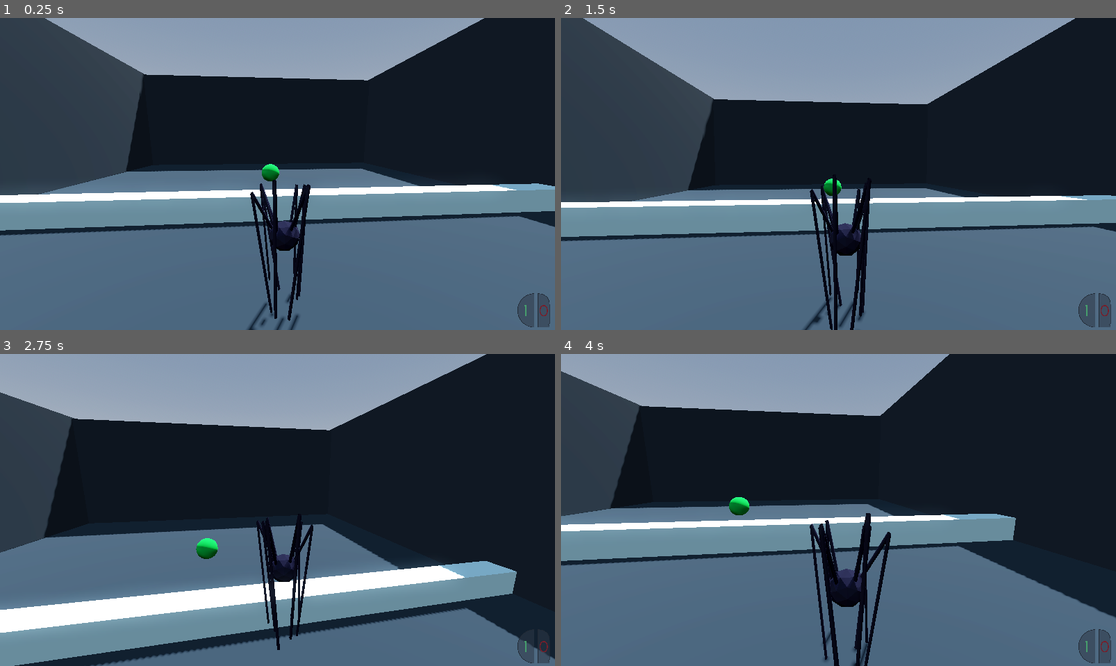
Above: before the commit, frames 1-4 (two rows, left to right).
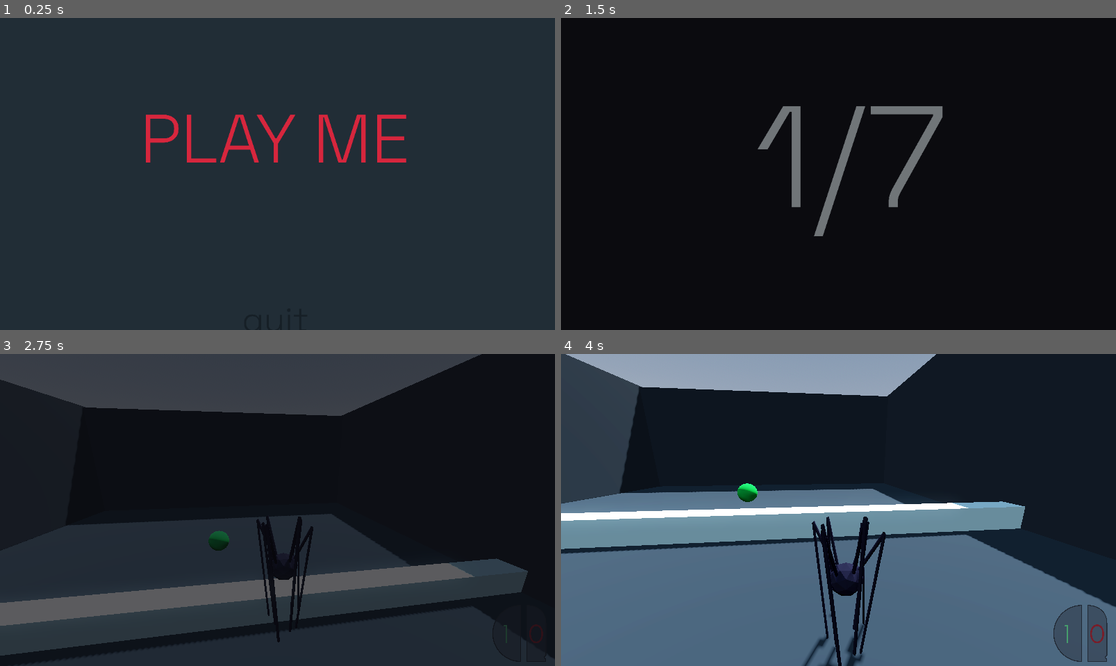
Above: after the commit, the same moments.

Repository: Peter-Pyshnyy/metamorphosis-game-jam-
Game: Godot game, scene res://menu.tscn
Two runs of this game, one before a commit and one after it. Both use one fixed random seed, a clock stepped at 60 frames per second and the inputs below. Before the commit the project starts from res://levels/level_1.tscn.
Inputs (mouse positions are in pixels of both pictures, inside the frame that each line leads up to):
- Up to frame 1 (0.25 s): no input
- Up to frame 2 (1.5 s): click (838, 139) at 0.5 s, where only the run after the commit has a clickable "PLAY ME"; click (838, 136) at 1.25 s, where only the run after the commit has a clickable "PLAY ME"
- Up to frame 3 (2.75 s): move the mouse to (305, 510) at 2.02 s; hold D (move_right) from 2.03 s (still down); hold W (move_animation) from 2.03 s (still down); tap Space (move_jump) at 2.27 s; click (305, 510) at 2.3 s
- Up to frame 4 (4 s): move the mouse to (810, 510) at 2.77 s; release D (move_right) at 2.78 s; release W (move_animation) at 2.78 s; hold S (move_back) 2.78-3.53 s; click (810, 510) at 2.85 s; tap Space (move_jump) at 3.02 s; right-click (810, 510) at 3.05 s; move the mouse to (849, 503) at 3.52 s; hold D (move_right) from 3.53 s (still down); hold Right mouse button (zoom) from 3.53 s (still down); tap W (move_animation) at 3.8 s

The runs differ from the first frame. In frame 1, 62% of the frame differs, in the area x 0-100%, y 0-100%; in frame 2, 74%; in frame 3, 55%; in frame 4, 20%.

Commit message:
fixed movement; added sound

Diff:
--- a/Player.gd
+++ b/Player.gd
@@ -12,12 +12,16 @@
 
 @onready var twist_pivot := $TwistPivot
 @onready var pitch_pivot := $TwistPivot/PitchPivot
-@onready var ground_ray := $GroundRayCast # Raycast to check if the player is grounded
+@onready var ground_ray := $body_collision/GroundRayCast # Raycast to check if the player is grounded
+@onready var ground_ray2 = $body_collision/GroundRayCast2
 @onready var camera := $TwistPivot/PitchPivot/SpringArm3D/Camera3D
 @onready var gun_mesh := $gun_mesh
 @onready var animation := $body_collision/spider.get_child(1)
 @onready var HUD := $HUD
 @onready var LC := $"../level_controller"
+@onready var sfx_shot = $TwistPivot/PitchPivot/SpringArm3D/Camera3D/sfx_shot
+@onready var sfx_zoom = $sfx_zoom
+
 
 # Called when the node enters the scene tree for the first time.
 func _ready():
@@ -33,12 +37,13 @@
 
 # Called every frame. 'delta' is the elapsed time since the previous frame.
 func _process(delta):
+	#print(linear_velocity)
 	var input := Vector3.ZERO
 	input.x = Input.get_axis("move_left", "move_right")
 	input.z = Input.get_axis("move_forward", "move_back")
 
 	# Check if the player is on the ground using raycast
-	is_on_ground = ground_ray.is_colliding()
+	is_on_ground = ground_ray.is_colliding() or ground_ray2.is_colliding()
 
 	if Input.is_action_just_pressed("look_back"):
 		$TwistPivot/back_cam.current = true
@@ -63,9 +68,15 @@
 	if is_on_ground and Input.is_action_pressed("move_jump"):
 		linear_velocity.y = jump_strength  # Apply upward velocity
 
+	print(is_on_ground)
+	if is_on_ground and !Input.is_action_pressed("move_animation"):
+		linear_velocity *= Vector3(0, 1, 0);
+
 	if Global.is_gun:
+		#sfx_zoom.stop()
 		if Input.is_action_just_pressed("shoot"):
 			shot = true
+			sfx_shot.play()
 			Global.bullets_left -= 1
 			HUD.get_child(0).get_child(0).get_child(0).text = str(Global.bullets_left)
 			if(Global.is_on_target):
@@ -88,10 +99,13 @@
 	if Input.is_action_just_pressed("zoom") and Global.bullets_left > 0:
 		animation.speed_scale = 3
 		animation.play("zoom")
+		sfx_zoom.play()
 	elif Input.is_action_just_released("zoom") and Global.bullets_left > 0:
 		animation.speed_scale = -3
 		animation.play("zoom")
+		sfx_zoom.stop()
 	elif !camera.is_zooming:
+		#if Input.is_action_just_pressed("move_animation"):
 		if Input.is_action_pressed("move_animation"):
 			animation.speed_scale = 1
 			animation.play("walk")
--- a/hud.tscn
+++ b/hud.tscn
@@ -40,6 +40,7 @@
 texture = ExtResource("1_nojj7")
 
 [node name="lbl_bullets" type="Label" parent="Panel/TextureRect"]
+layout_mode = 0
 offset_left = 488.235
 offset_top = 164.706
 offset_right = 529.235
@@ -53,6 +54,7 @@
 text = "0"
 
 [node name="lbl_orbs" type="Label" parent="Panel/TextureRect"]
+layout_mode = 0
 offset_left = 170.587
 offset_top = 164.705
 offset_right = 211.587
--- a/levels/level_5.tscn
+++ b/levels/level_5.tscn
@@ -155,30 +155,8 @@
 transform = Transform3D(1, 0, 0, 0, 1, 0, 0, 0, 1, -0.473582, 2, 7.19611)
 linear_damp = 3.0
 
-[node name="cube1" type="MeshInstance3D" parent="."]
-transform = Transform3D(4.39, 0, 0, 0, 0.100259, 0, 0, 0, 4.39, -0.169505, 0.800388, -8.70953)
-material_override = SubResource("StandardMaterial3D_mgqwt")
-mesh = SubResource("BoxMesh_cbky6")
-skeleton = NodePath("../wall1")
-
-[node name="StaticBody3D" type="StaticBody3D" parent="cube1"]
-
-[node name="CollisionShape3D" type="CollisionShape3D" parent="cube1/StaticBody3D"]
-shape = SubResource("ConcavePolygonShape3D_loktw")
-
-[node name="cube2" type="MeshInstance3D" parent="."]
-transform = Transform3D(2.86, 0, 0, 0, 0.0859564, 0, 0, 0, 2.86, -0.169505, 1.50589, -8.70953)
-material_override = SubResource("StandardMaterial3D_mgqwt")
-mesh = SubResource("BoxMesh_cbky6")
-skeleton = NodePath("../wall1")
-
-[node name="StaticBody3D" type="StaticBody3D" parent="cube2"]
-
-[node name="CollisionShape3D" type="CollisionShape3D" parent="cube2/StaticBody3D"]
-shape = SubResource("ConcavePolygonShape3D_loktw")
-
 [node name="cube3" type="MeshInstance3D" parent="."]
-transform = Transform3D(1.57, 0, 0, 0, 0.0725013, 0, 0, 0, 1.57, -0.169505, 2.24049, -8.70953)
+transform = Transform3D(1.57, 0, 0, 0, 0.733, 0, 0, 0, 1.57, -0.169505, 2.24049, -8.70953)
 material_override = SubResource("StandardMaterial3D_mgqwt")
 mesh = SubResource("BoxMesh_cbky6")
 skeleton = NodePath("../wall1")
@@ -189,13 +167,13 @@
 shape = SubResource("ConcavePolygonShape3D_loktw")
 
 [node name="Area3D" parent="." instance=ExtResource("2_8f7hi")]
-transform = Transform3D(1, 0, 0, 0, 1, 0, 0, 0, 1, -0.132269, 7.42556, -8.76029)
+transform = Transform3D(1, 0, 0, 0, 1, 0, 0, 0, 1, -0.132269, 8.11525, -8.76029)
 
 [node name="Area3D2" parent="." instance=ExtResource("2_8f7hi")]
-transform = Transform3D(1, 0, 0, 0, 1, 0, 0, 0, 1, -0.132269, 8.51243, -8.76029)
+transform = Transform3D(1, 0, 0, 0, 1, 0, 0, 0, 1, -0.132269, 9.20212, -8.76029)
 
 [node name="Area3D3" parent="." instance=ExtResource("2_8f7hi")]
-transform = Transform3D(1, 0, 0, 0, 1, 0, 0, 0, 1, -0.132269, 9.60454, -8.76029)
+transform = Transform3D(1, 0, 0, 0, 1, 0, 0, 0, 1, -0.132269, 10.2942, -8.76029)
 
 [node name="cube15" type="MeshInstance3D" parent="."]
 transform = Transform3D(0.1, 0, 0, 0, 4.85132, 0, 0, 0, 0.1, -0.184457, -0.256812, -8.71629)
--- a/levels/level_7.tscn
+++ b/levels/level_7.tscn
@@ -155,7 +155,7 @@
 linear_damp = 3.0
 
 [node name="cube1" type="MeshInstance3D" parent="."]
-transform = Transform3D(1, 0, 0, 0, 0.126863, 0, 0, 0, 1, -9.35957, 1.08731, 2.65136)
+transform = Transform3D(1, 0, 0, 0, 0.4, 0, 0, 0, 1, -9.35957, 1.08731, 2.5757)
 material_override = SubResource("StandardMaterial3D_mgqwt")
 mesh = SubResource("BoxMesh_cbky6")
 skeleton = NodePath("../wall1")
@@ -166,7 +166,7 @@
 shape = SubResource("ConcavePolygonShape3D_loktw")
 
 [node name="cube2" type="MeshInstance3D" parent="."]
-transform = Transform3D(1, 0, 0, 0, 0.126863, 0, 0, 0, 1, -11.919, 2.24431, -0.135843)
+transform = Transform3D(1, 0, 0, 0, 0.4, 0, 0, 0, 1, -11.919, 2.24431, -0.135843)
 material_override = SubResource("StandardMaterial3D_mgqwt")
 mesh = SubResource("BoxMesh_cbky6")
 skeleton = NodePath("../wall1")
@@ -177,7 +177,7 @@
 shape = SubResource("ConcavePolygonShape3D_loktw")
 
 [node name="cube3" type="MeshInstance3D" parent="."]
-transform = Transform3D(1, 0, 0, 0, 0.126863, 0, 0, 0, 1, -8.96431, 3, -2.77752)
+transform = Transform3D(1, 0, 0, 0, 0.4, 0, 0, 0, 1, -8.96431, 3, -2.77752)
 material_override = SubResource("StandardMaterial3D_mgqwt")
 mesh = SubResource("BoxMesh_cbky6")
 skeleton = NodePath("../wall1")
@@ -188,7 +188,7 @@
 shape = SubResource("ConcavePolygonShape3D_loktw")
 
 [node name="cube4" type="MeshInstance3D" parent="."]
-transform = Transform3D(1, 0, 0, 0, 0.126863, 0, 0, 0, 1, -6.63182, 4, 0.256954)
+transform = Transform3D(1, 0, 0, 0, 0.4, 0, 0, 0, 1, -6.63182, 4, 0.256954)
 material_override = SubResource("StandardMaterial3D_mgqwt")
 mesh = SubResource("BoxMesh_cbky6")
 skeleton = NodePath("../wall1")
@@ -199,7 +199,7 @@
 shape = SubResource("ConcavePolygonShape3D_loktw")
 
 [node name="cube5" type="MeshInstance3D" parent="."]
-transform = Transform3D(9.57944, 0, 0, 0, 0.126863, 0, 0, 0, 0.499569, 1.46531, 3.85735, 0.256954)
+transform = Transform3D(9.57944, 0, 0, 0, 0.4, 0, 0, 0, 0.499569, 1.46531, 3.85735, 0.256954)
 material_override = SubResource("StandardMaterial3D_mgqwt")
 mesh = SubResource("BoxMesh_cbky6")
 skeleton = NodePath("../wall1")
--- a/menu.tscn
+++ b/menu.tscn
@@ -1,4 +1,17 @@
-[gd_scene format=3 uid="uid://c6d63ualcv8lf"]
+[gd_scene load_steps=8 format=3 uid="uid://c6d63ualcv8lf"]
+
+[ext_resource type="FontFile" uid="uid://cw4dwrt4vskgd" path="res://SpaceGrotesk-VariableFont_wght.ttf" id="1_70vti"]
+[ext_resource type="Script" path="res://play_button.gd" id="2_ln0xq"]
+
+[sub_resource type="StyleBoxEmpty" id="StyleBoxEmpty_xmplk"]
+
+[sub_resource type="StyleBoxEmpty" id="StyleBoxEmpty_k7p25"]
+
+[sub_resource type="StyleBoxEmpty" id="StyleBoxEmpty_ldeh1"]
+
+[sub_resource type="StyleBoxEmpty" id="StyleBoxEmpty_7pei6"]
+
+[sub_resource type="StyleBoxEmpty" id="StyleBoxEmpty_fqxi3"]
 
 [node name="CanvasLayer" type="CanvasLayer"]
 
@@ -11,26 +24,71 @@
 grow_vertical = 2
 mouse_filter = 2
 
-[node name="Panel" type="Panel" parent="Control"]
+[node name="ColorRect" type="ColorRect" parent="Control"]
+layout_mode = 1
+anchors_preset = 15
+anchor_right = 1.0
+anchor_bottom = 1.0
+grow_horizontal = 2
+grow_vertical = 2
+color = Color(0.129412, 0.176471, 0.211765, 1)
+
+[node name="Button" type="Button" parent="Control"]
+z_index = 1
 layout_mode = 1
 anchors_preset = -1
-anchor_left = 0.391
-anchor_top = 0.279
-anchor_right = 0.598
-anchor_bottom = 0.427
-offset_left = 0.567963
-offset_top = 0.207993
-offset_right = 0.103943
-offset_bottom = 0.303986
-mouse_filter = 2
+anchor_left = 0.317
+anchor_top = 0.304
+anchor_right = 0.674
+anchor_bottom = 0.471
+offset_left = 0.359985
+offset_top = -0.320007
+offset_right = 0.919922
+offset_bottom = 0.319977
+grow_horizontal = 2
+grow_vertical = 2
+theme_override_colors/font_color = Color(0.843137, 0.14902, 0.239216, 1)
+theme_override_colors/font_hover_color = Color(0.972008, 0.337912, 0.372002, 1)
+theme_override_fonts/font = ExtResource("1_70vti")
+theme_override_font_sizes/font_size = 141
+theme_override_styles/normal = SubResource("StyleBoxEmpty_xmplk")
+theme_override_styles/hover = SubResource("StyleBoxEmpty_k7p25")
+theme_override_styles/pressed = SubResource("StyleBoxEmpty_ldeh1")
+theme_override_styles/disabled = SubResource("StyleBoxEmpty_7pei6")
+theme_override_styles/focus = SubResource("StyleBoxEmpty_fqxi3")
+text = "PLAY ME"
+script = ExtResource("2_ln0xq")
 
-[node name="Button" type="Button" parent="Control/Panel"]
+[node name="Button2" type="Button" parent="Control"]
+z_index = 1
 layout_mode = 1
 anchors_preset = -1
-anchor_left = 0.303
-anchor_top = 0.25
-anchor_right = 0.702
-anchor_bottom = 0.719
-offset_left = -0.113998
-offset_right = -0.076004
-offset_bottom = -0.0240021
+anchor_left = 0.317
+anchor_top = 0.304
+anchor_right = 0.674
+anchor_bottom = 0.471
+offset_left = 256.36
+offset_top = 414.68
+offset_right = -255.08
+offset_bottom = 335.32
+grow_horizontal = 2
+grow_vertical = 2
+theme_override_colors/font_color = Color(0.087332, 0.123909, 0.151333, 1)
+theme_override_colors/font_pressed_color = Color(0.0862745, 0.12549, 0.152941, 1)
+theme_override_colors/font_hover_color = Color(0.0862745, 0.12549, 0.152941, 1)
+theme_override_fonts/font = ExtResource("1_70vti")
+theme_override_font_sizes/font_size = 71
+theme_override_styles/normal = SubResource("StyleBoxEmpty_xmplk")
+theme_override_styles/hover = SubResource("StyleBoxEmpty_k7p25")
+theme_override_styles/pressed = SubResource("StyleBoxEmpty_ldeh1")
+theme_override_styles/disabled = SubResource("StyleBoxEmpty_7pei6")
+theme_override_styles/focus = SubResource("StyleBoxEmpty_fqxi3")
+text = "quit"
+script = ExtResource("2_ln0xq")
+
+[connection signal="button_down" from="Control/Button" to="Control/Button" method="_on_button_down"]
+[connection signal="mouse_entered" from="Control/Button" to="Control/Button" method="_on_mouse_entered"]
+[connection signal="mouse_exited" from="Control/Button" to="Control/Button" method="_on_mouse_exited"]
+[connection signal="button_down" from="Control/Button2" to="Control/Button" method="_on_button_2_button_down"]
+[connection signal="mouse_entered" from="Control/Button2" to="Control/Button" method="_on_button_2_mouse_entered"]
+[connection signal="mouse_exited" from="Control/Button2" to="Control/Button" method="_on_button_2_mouse_exited"]
--- /dev/null
+++ b/play_button.gd
@@ -0,0 +1,37 @@
+extends Button
+
+
+# Called when the node enters the scene tree for the first time.
+func _ready():
+	pass # Replace with function body.
+
+
+# Called every frame. 'delta' is the elapsed time since the previous frame.
+func _process(delta):
+	pass
+
+
+
+func _on_mouse_entered():
+	print($"..".position)
+	position.y -= 5
+
+
+func _on_mouse_exited():
+	position.y += 5
+
+
+func _on_button_down():
+	SceneTransition.change_scene("res://levels/level_1.tscn")
+
+
+func _on_button_2_mouse_entered():
+	$"../Button2".position.y -= 2
+
+
+func _on_button_2_mouse_exited():
+	$"../Button2".position.y += 2
+
+
+func _on_button_2_button_down():
+	get_tree().quit()
--- a/player.tscn
+++ b/player.tscn
@@ -7,9 +7,12 @@
 [ext_resource type="PackedScene" uid="uid://pdttcfmx45hr" path="res://spider.tscn" id="5_0ct1q"]
 [ext_resource type="Script" path="res://animation_controller.gd" id="6_l57ay"]
 [ext_resource type="PackedScene" uid="uid://ddadgexutrqo0" path="res://hud.tscn" id="7_n7kk0"]
+[ext_resource type="AudioStream" uid="uid://dlc7crta1ttkh" path="res://368735__leszek_szary__shoot-6.mp3" id="8_5gjeb"]
+[ext_resource type="AudioStream" uid="uid://vroa5fon2u2" path="res://zoom.mp3" id="10_mw3w4"]
 
 [sub_resource type="PhysicsMaterial" id="PhysicsMaterial_rneln"]
 friction = 0.0
+absorbent = true
 
 [sub_resource type="StandardMaterial3D" id="StandardMaterial3D_5putt"]
 albedo_color = Color(0.152941, 0.14902, 0.207843, 1)
@@ -22,7 +25,7 @@
 radius = 0.1
 
 [sub_resource type="BoxShape3D" id="BoxShape3D_ttn6a"]
-size = Vector3(2.78397, 4.79763, 1.49487)
+size = Vector3(2.8147, 4.79763, 1.49487)
 
 [node name="Player" type="RigidBody3D"]
 physics_material_override = SubResource("PhysicsMaterial_rneln")
@@ -61,12 +64,13 @@
 current = true
 script = ExtResource("2_strcf")
 
+[node name="sfx_shot" type="AudioStreamPlayer3D" parent="TwistPivot/PitchPivot/SpringArm3D/Camera3D"]
+transform = Transform3D(1, 0, 0, 0, 0.984808, -0.173648, 0, 0.173648, 0.984808, 0.461368, -0.754796, -3.46038)
+stream = ExtResource("8_5gjeb")
+volume_db = -24.0
+
 [node name="back_cam" type="Camera3D" parent="TwistPivot"]
 transform = Transform3D(-1, -2.11494e-08, 8.48259e-08, 1.59872e-14, 0.970296, 0.241921, -8.74227e-08, 0.241921, -0.970296, 0, 0.202999, -2.235)
-
-[node name="GroundRayCast" type="RayCast3D" parent="."]
-transform = Transform3D(1, 0, 0, 0, 1, 0, 0, 0, 1, 0, -0.683314, 0)
-target_position = Vector3(0, -0.725, 0)
 
 [node name="body_collision" type="CollisionShape3D" parent="."]
 transform = Transform3D(0.45, 0, 0, 0, 0.45, 0, 0, 0, 0.45, 0.0798638, -0.0189841, 0.0141174)
@@ -75,7 +79,19 @@
 [node name="spider" parent="body_collision" instance=ExtResource("5_0ct1q")]
 transform = Transform3D(1, 0, 0, 0, 1, 0, 0, 0, 1, -0.177475, 0.0421868, -0.0313721)
 
+[node name="GroundRayCast" type="RayCast3D" parent="body_collision"]
+transform = Transform3D(2.22222, 0, 0, 0, 2.22222, 0, 0, 0, 2.22222, 0.753453, -1.47629, -0.031372)
+target_position = Vector3(0, -0.865, 0)
+
+[node name="GroundRayCast2" type="RayCast3D" parent="body_collision"]
+transform = Transform3D(2.22222, 0, 0, 0, 2.22222, 0, 0, 0, 2.22222, -0.684048, -0.983248, -0.031372)
+target_position = Vector3(0, -0.865, 0)
+
 [node name="animation_controller" type="Node" parent="."]
 script = ExtResource("6_l57ay")
 
 [node name="HUD" parent="." instance=ExtResource("7_n7kk0")]
+
+[node name="sfx_zoom" type="AudioStreamPlayer3D" parent="."]
+stream = ExtResource("10_mw3w4")
+volume_db = -40.913
--- a/project.godot
+++ b/project.godot
@@ -11,19 +11,13 @@
 [application]
 
 config/name="Metamorphosis"
-run/main_scene="res://levels/level_1.tscn"
+run/main_scene="res://menu.tscn"
 config/features=PackedStringArray("4.2", "Forward Plus")
 
 [autoload]
 
 Global="*res://global.gd"
 SceneTransition="*res://scene_transition.tscn"
-
-[display]
-
-window/size/viewport_width=1920
-window/size/viewport_height=1080
-window/size/mode=3
 
 [filesystem]
 
Not shown, added: 321604__corentin_faucher__tactactac.mp3.import
Not shown, added: 366092__bevibeldesign__quick-zoom-slow-down.mp3.import
Not shown, added: 368735__leszek_szary__shoot-6.mp3.import
Not shown: 1 places in player.tscn that only renumber resources
Not shown, added: shot.mp3.import
Not shown, added: walk.mp3.import
Not shown, added: zoom.mp3.import
Not shown, added: 321604__corentin_faucher__tactactac.mp3
Not shown, added: 366092__bevibeldesign__quick-zoom-slow-down.aiff
Not shown, added: 366092__bevibeldesign__quick-zoom-slow-down.mp3
Not shown, added: 368735__leszek_szary__shoot-6.mp3
Not shown, added: levels/lev538.tmp
(and 4 more such lines)
